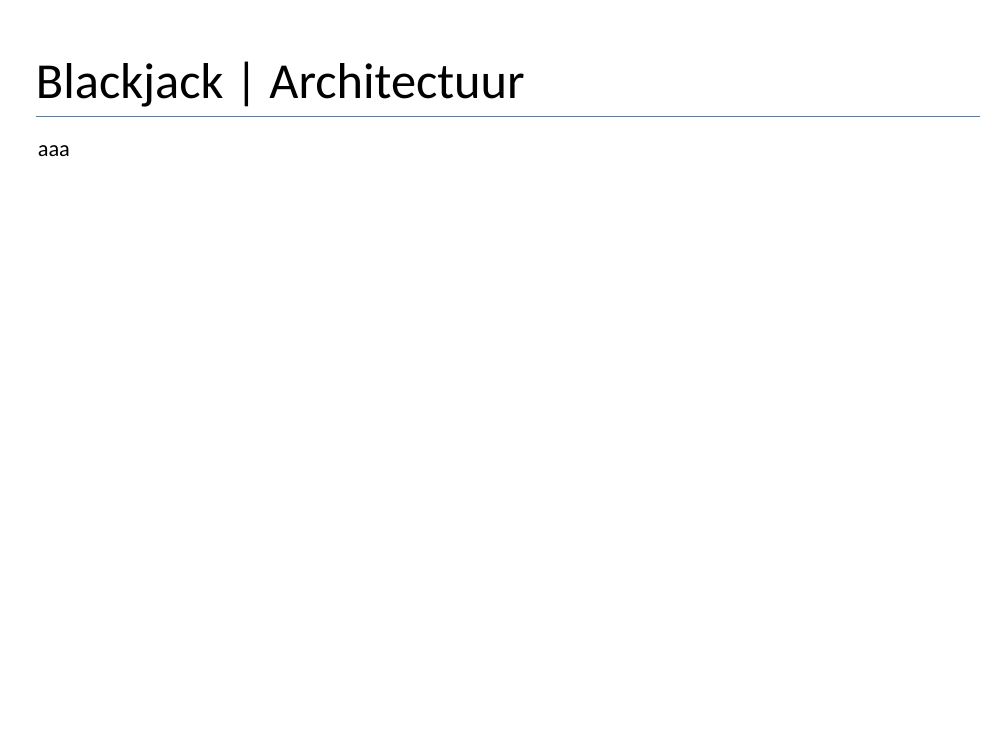
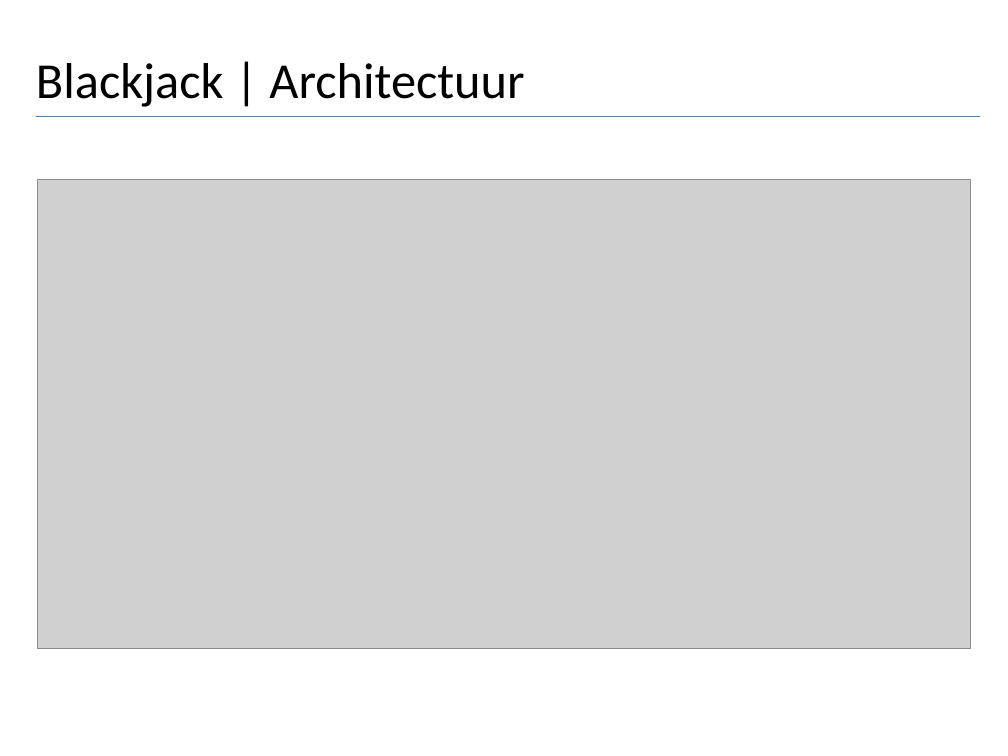
Before and after one commit to AlicedeVries/case, a slide deck: slide 5 of Case presentatie~4.pptx. Drawn at 1008x756 pixels with LibreOffice and Linux fonts; fonts in the diff are those of the drawing; grey boxes stand for pictures. Boxes give left, top, right and bottom in pixels: in the first picture for what was removed or moved away, otherwise in the second. Text is boxed around its words. In the diff, an @@ line names an element or a change of style, - is before the commit and + after.

```diff
--- a/Case presentatie~4.pptx
+++ b/Case presentatie~4.pptx
@@ text removed at [38,145,70,156] @@
-aaa
@@ picture added at [37,179,971,648] @@
```
Also in this commit, not shown: 6 other slides changed, 1 slide added, 2 other files.
